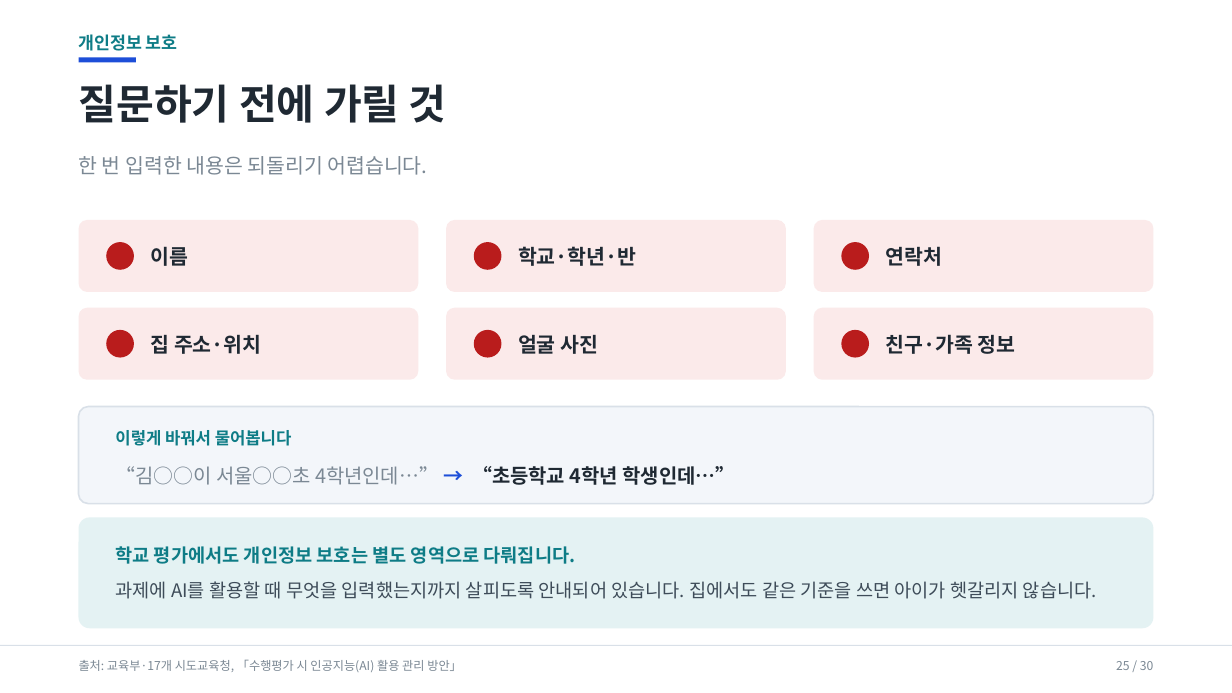
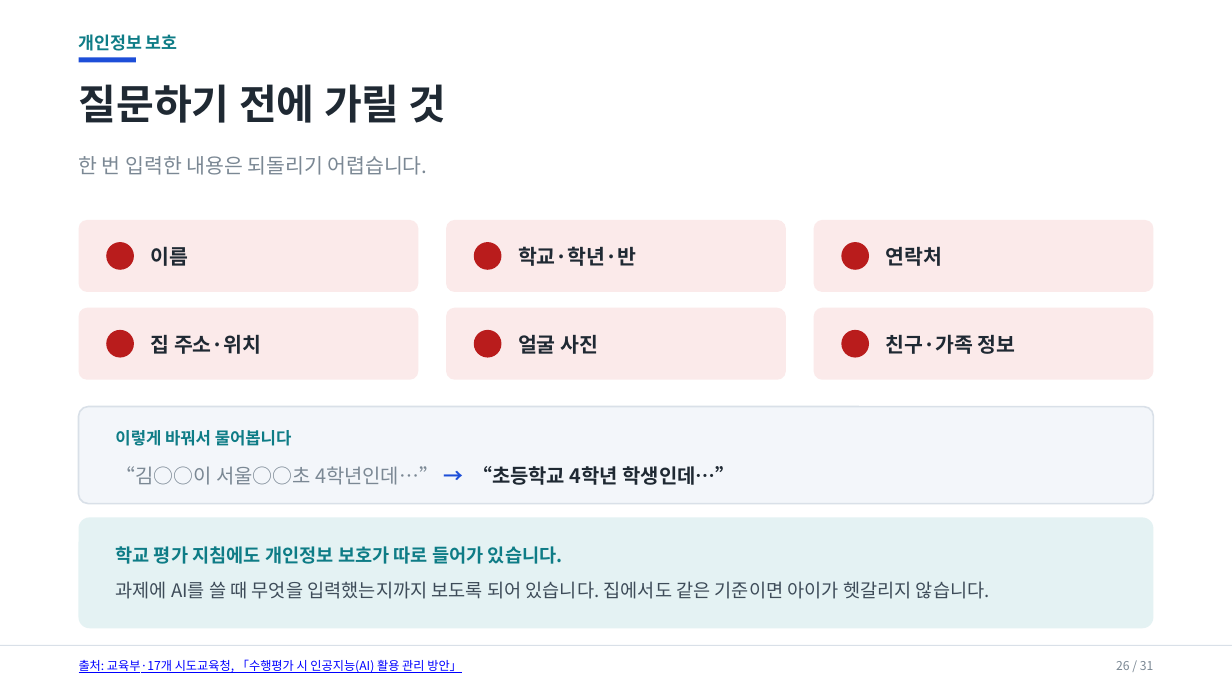
Before and after one commit to superynr/-, a slide deck: slide 26 of parent-ai-training/AI시대_학부모연수_20260917.pptx (slide 25 before the commit). Drawn at 1232x693 pixels with LibreOffice and Linux fonts; fonts in the diff are those of the drawing. Boxes give left, top, right and bottom in pixels: in the first picture for what was removed or moved away, otherwise in the second. Text is boxed around its words. In the diff, an @@ line names an element or a change of style, - is before the commit and + after.

```diff
--- a/parent-ai-training/AI시대_학부모연수_20260917.pptx
+++ b/parent-ai-training/AI시대_학부모연수_20260917.pptx
@@ text at <box>115,546,990,599</box>: text changed @@
-학교 평가에서도 개인정보 보호는 별도 영역으로 다뤄집니다.
-과제에 AI를 활용할 때 무엇을 입력했는지까지 살피도록 안내되어 있습니다. 집에서도 같은 기준을 쓰면 아이가 헷갈리지 않습니다.
+학교 평가 지침에도 개인정보 보호가 따로 들어가 있습니다.
+과제에 AI를 쓸 때 무엇을 입력했는지까지 보도록 되어 있습니다. 집에서도 같은 기준이면 아이가 헷갈리지 않습니다.
@@ text "출처: 교육부·17개 시도교육청, 「수행평가 시 ..." at <box>79,659,462,673</box>: text colour #7B8894 to #0000FF, underline on @@
@@ text at <box>1116,661,1153,670</box>: text changed @@
-25 / 30
+26 / 31
```
Also in this commit, not shown: 29 other slides changed, 1 slide added, 7 other files.
